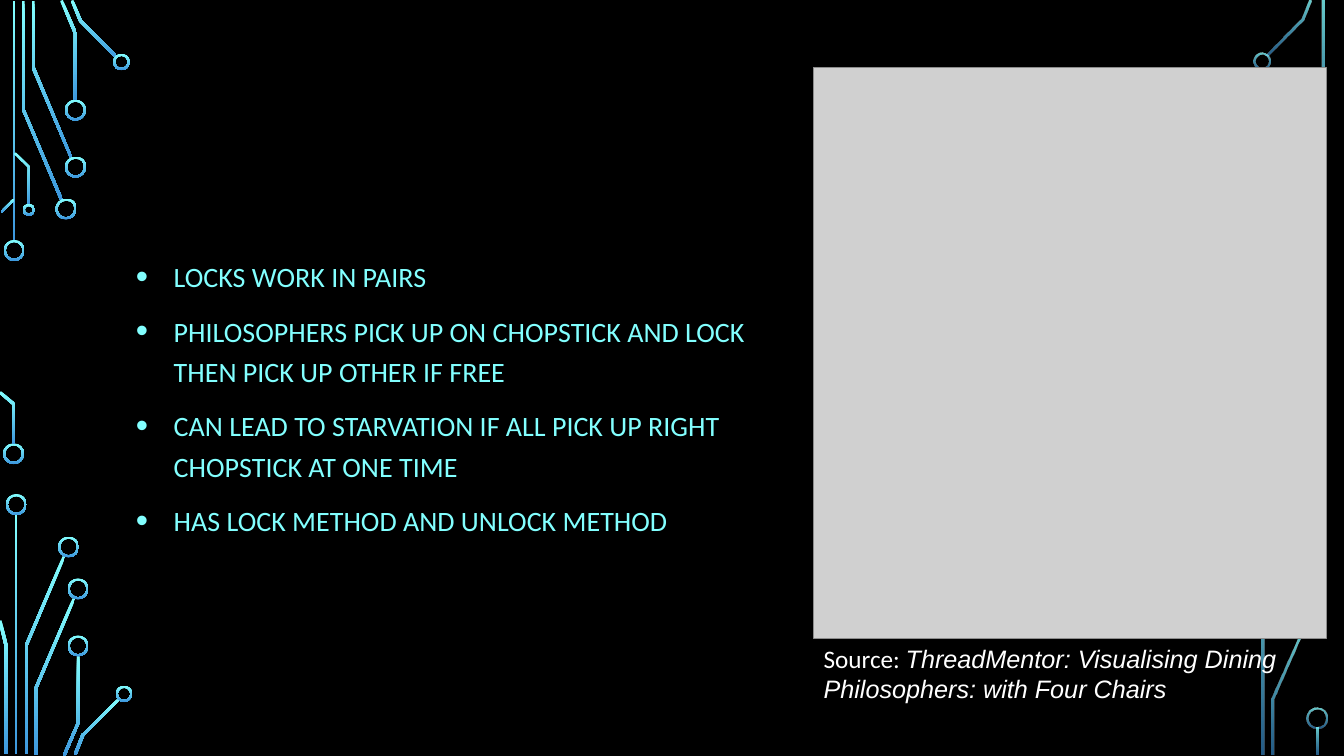
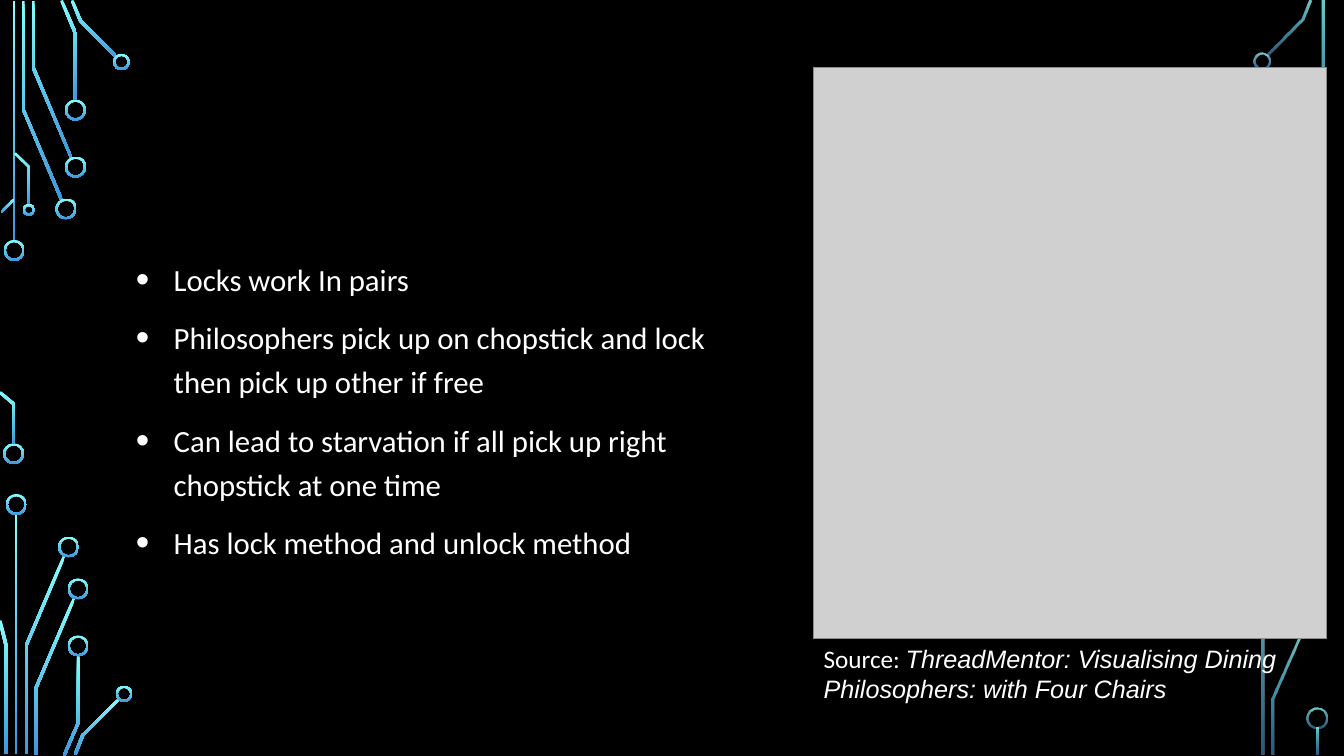
Before and after one commit to StevenKelly99/Stressfree-Pets, a slide deck: slide 5 of Mullen_Nour_Kelly_Momat_OSPnC/Presentation.pptx. Drawn at 1344x756 pixels with LibreOffice and Linux fonts; fonts in the diff are those of the drawing; grey boxes stand for pictures; background and template pictures are left out. Boxes give left, top, right and bottom in pixels: in the first picture for what was removed or moved away, otherwise in the second. Text is boxed around its words. In the diff, an @@ line names an element or a change of style, - is before the commit and + after.

```diff
--- a/Mullen_Nour_Kelly_Momat_OSPnC/Presentation.pptx
+++ b/Mullen_Nour_Kelly_Momat_OSPnC/Presentation.pptx
@@ title "MUTEX LOCKS" at [174,269,242,292]: size 48 to 32 pt; alignment centre to left @@
@@ text at [174,269,705,555]: text changed; size 20 to 22 pt; text colour #82FFFF to #FFFFFF @@
-• LOCKS WORK IN PAIRS
-• PHILOSOPHERS PICK UP ON CHOPSTICK AND LOCK THEN PICK UP OTHER IF FREE
-• CAN LEAD TO STARVATION IF ALL PICK UP RIGHT CHOPSTICK AT ONE TIME
-• HAS LOCK METHOD AND UNLOCK METHOD
+• Locks work In pairs
+• Philosophers pick up on chopstick and lock then pick up other if free
+• Can lead to starvation if all pick up right chopstick at one time
+• Has lock method and unlock method
```
Also in this commit, not shown: 1 other slide changed, 3 other files.
